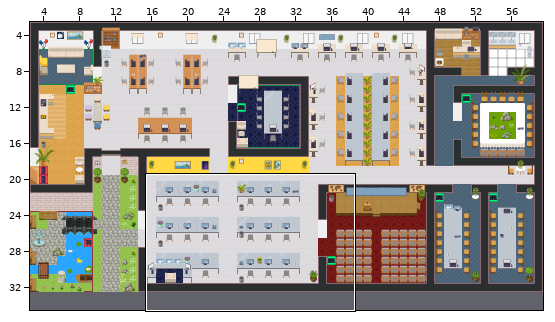
Two versions of a level (Tiled map (JSON), GAD-office.tmj). Above: a wide view before the commit, with the close-up outlined.
Close-up. Before:
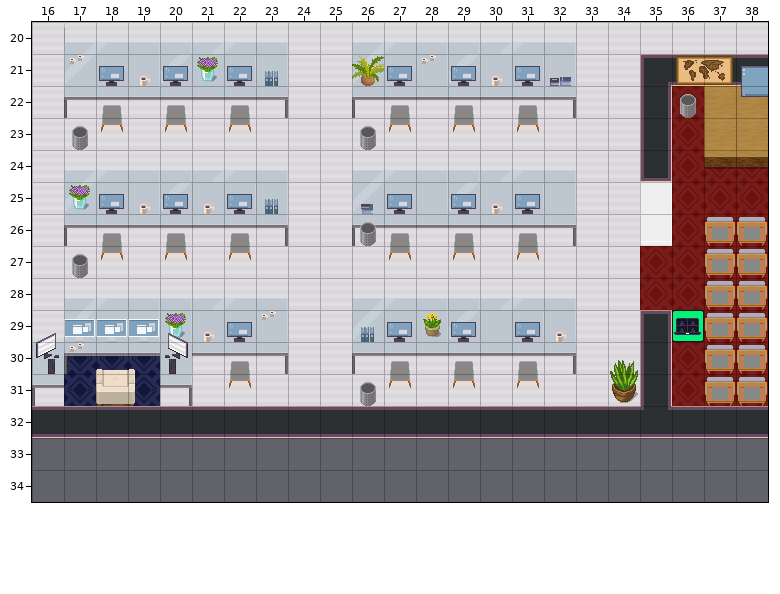
Cells are 32x32 px. Shown: x 16..38, y 20..34. The commit also changed other parts of the map, which this record leaves out.
New version:
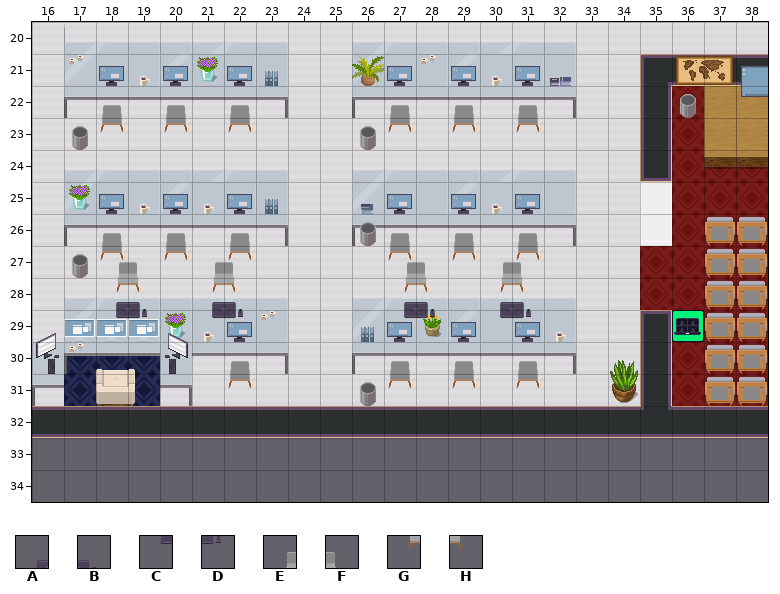
Key: from "WA_Miscellaneous": A 4, B 5, C 14, D 15; from "WA_Seats": E 121, F 122, G 134, H 135.
_ is an empty cell.
The edit:
Layer "furniture/furniture1":
There is now tile E in row 27 at x 18, 21, 27 and 30.
There is now tile F in row 27 at x 19, 22, 28 and 31.
There is now tile G in row 28 at x 18, 21, 27 and 30.
There is now tile H in row 28 at x 19, 22, 28 and 31.
Layer "above/above2":
There is now tile A in row 28 at x 18, 21, 27 and 30.
There is now tile B in row 28 at x 19, 22, 28 and 31.
There is now tile C in row 29 at x 18, 21, 27 and 30.
There is now tile D in row 29 at x 19, 22, 28 and 31.
Changed places in both close-ups, as pixel boxes (x1, y1, x2, y2):
added: (116, 262, 147, 318)
added: (212, 262, 243, 318)
added: (404, 262, 435, 318)
added: (500, 262, 531, 318)
